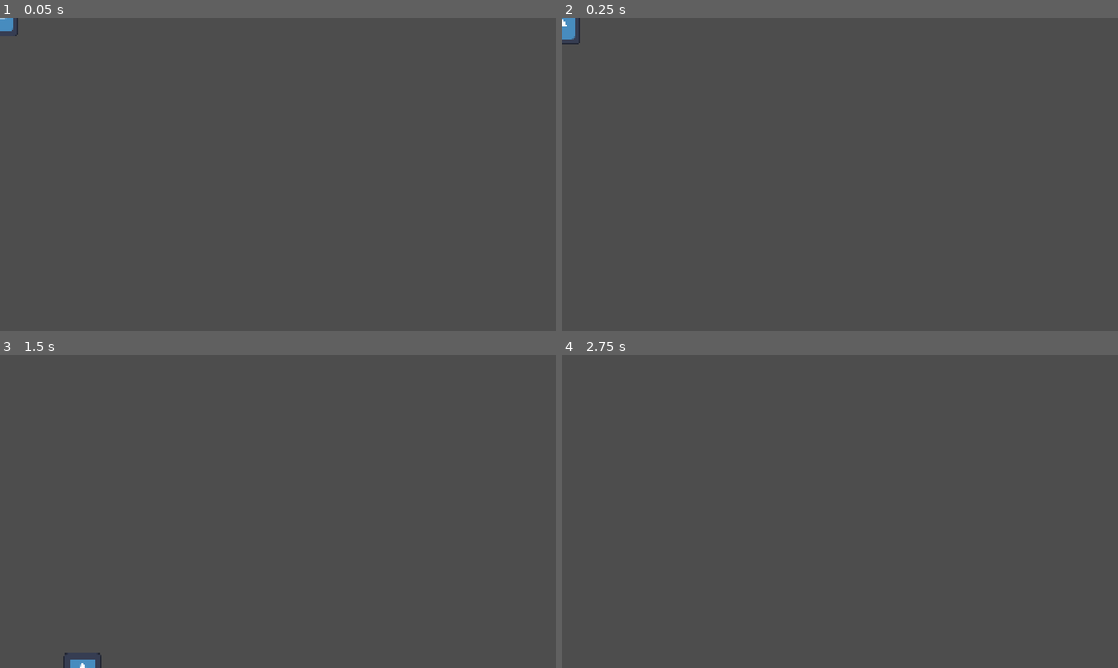
Above: before the commit, frames 1-4 (two rows, left to right).
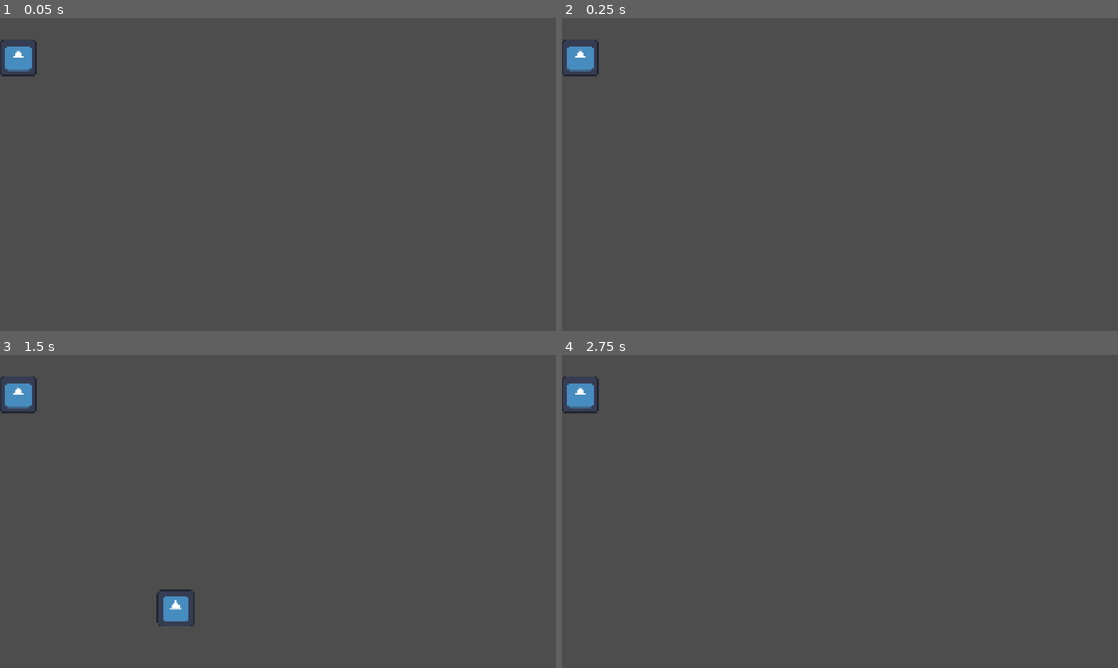
Above: after the commit, the same moments.

Repository: POWBoy1/VerityTP
Game: Godot game, scene res://node_2d.tscn
The game is run twice, just before and just after one commit, with the same random seed, the same clock (stepped at 60 frames per second) and the same inputs. The engine's default icon, where the game draws it, is replaced by a stand-in: a white triangle on a blue panel in a dark square.
Inputs (mouse positions are in pixels of both pictures, inside the frame that each line leads up to):
- Up to frame 1 (0.05 s): no input
- Up to frame 2 (0.25 s): no input
- Up to frame 3 (1.5 s): tap Enter at 0.5 s; move the mouse to (400, 495) at 0.52 s; hold D (right) from 0.53 s (still down); tap Alt at 0.6 s; click (400, 495) at 0.67 s; tap Up (jump) at 0.77 s; move the mouse to (166, 527) at 1.27 s; tap Shift at 1.35 s
- Up to frame 4 (2.75 s): tap Up (jump) at 1.52 s; tap Space at 2 s; move the mouse to (895, 442) at 2.02 s; release D (right) at 2.03 s; hold Left (left) from 2.03 s (still down); tap Alt at 2.1 s

The runs differ from the first frame. In frame 1, 0.6% of the frame differs, in the area x 0-7%, y 0-19%; in frame 2, 0.7%; in frame 3, 1.1%, in the area x 0-35%, y 6-100%; in frame 4, 0.5%.

Commit message:
more godot stuff

Diff:
--- a/verity/node_2d.tscn
+++ b/verity/node_2d.tscn
@@ -1,11 +1,25 @@
 [gd_scene format=3 uid="uid://bxbuxbkg7uhwr"]
 
 [ext_resource type="PackedScene" uid="uid://cjhegtxha0wuj" path="res://player.tscn" id="1_wtcfe"]
+[ext_resource type="Texture2D" uid="uid://cyi7vh5y7yycn" path="res://icon.svg" id="2_0e48y"]
+
+[sub_resource type="WorldBoundaryShape2D" id="WorldBoundaryShape2D_44ofn"]
+distance = -60.0
 
 [node name="Node2D" type="Node2D" unique_id=1678514840]
+position = Vector2(37, -8)
+
+[node name="player" parent="." unique_id=173829428 instance=ExtResource("1_wtcfe")]
+position = Vector2(77, -124)
+
+[node name="CollisionShape2D" type="CollisionShape2D" parent="." unique_id=1899740863]
+position = Vector2(22, 20)
+shape = SubResource("WorldBoundaryShape2D_44ofn")
+
+[node name="Sprite2D" type="Sprite2D" parent="CollisionShape2D" unique_id=1082537753]
+position = Vector2(4, 125)
+texture = ExtResource("2_0e48y")
 
 [node name="TextureRect" type="TextureRect" parent="." unique_id=300579043]
 offset_right = 40.0
 offset_bottom = 40.0
-
-[node name="player" parent="." unique_id=173829428 instance=ExtResource("1_wtcfe")]
--- a/verity/player.tscn
+++ b/verity/player.tscn
@@ -3,10 +3,14 @@
 [ext_resource type="Script" uid="uid://b88hvutwdyyom" path="res://player.gd" id="1_4flbx"]
 [ext_resource type="Texture2D" uid="uid://cyi7vh5y7yycn" path="res://icon.svg" id="2_onrkg"]
 
+[sub_resource type="WorldBoundaryShape2D" id="WorldBoundaryShape2D_44ofn"]
+
 [node name="player" type="CharacterBody2D" unique_id=173829428]
 script = ExtResource("1_4flbx")
 
 [node name="Sprite2D" type="Sprite2D" parent="." unique_id=1235619704]
+position = Vector2(208, -84)
 texture = ExtResource("2_onrkg")
 
 [node name="CollisionShape2D" type="CollisionShape2D" parent="." unique_id=1809925247]
+shape = SubResource("WorldBoundaryShape2D_44ofn")
